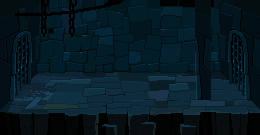
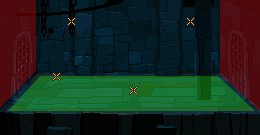
Layers edited between the first and the second (260, 135) image:
showed group "Areas" (10 layers) over left=0, top=0, right=260, bottom=111
showed "Columna 01" over left=69, top=0, right=97, bottom=76
showed "Columna 02" over left=153, top=0, right=185, bottom=77
showed "Piso 0001" over left=0, top=72, right=260, bottom=135
showed "Piso 0002" over left=0, top=72, right=260, bottom=135
showed "Piso 0003" over left=0, top=72, right=260, bottom=135
showed "Guarda Piso" over left=25, top=75, right=260, bottom=109
